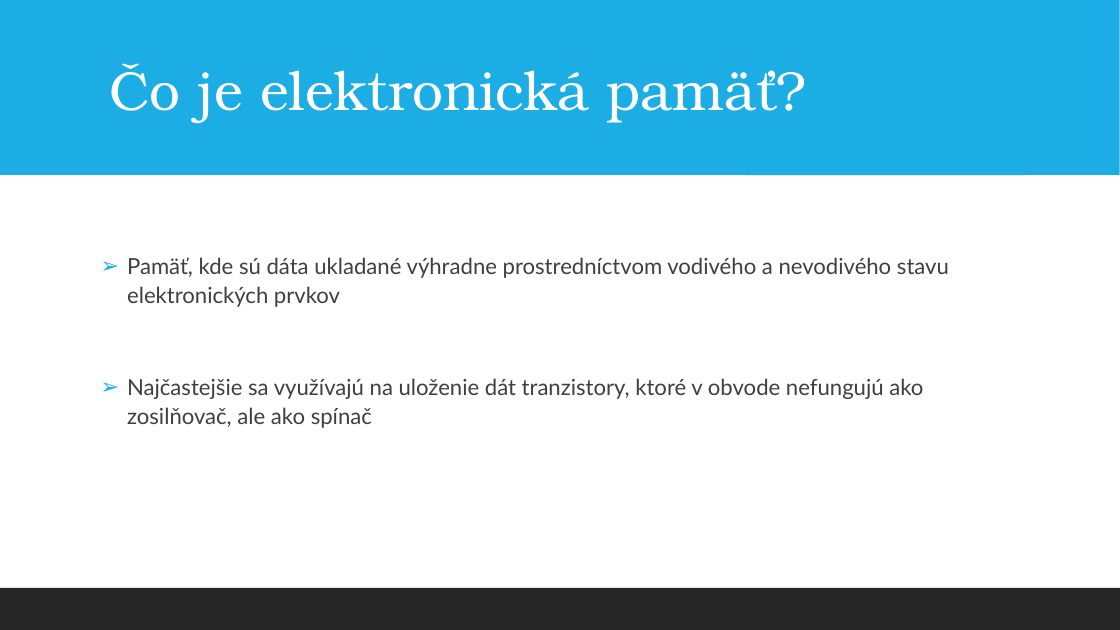
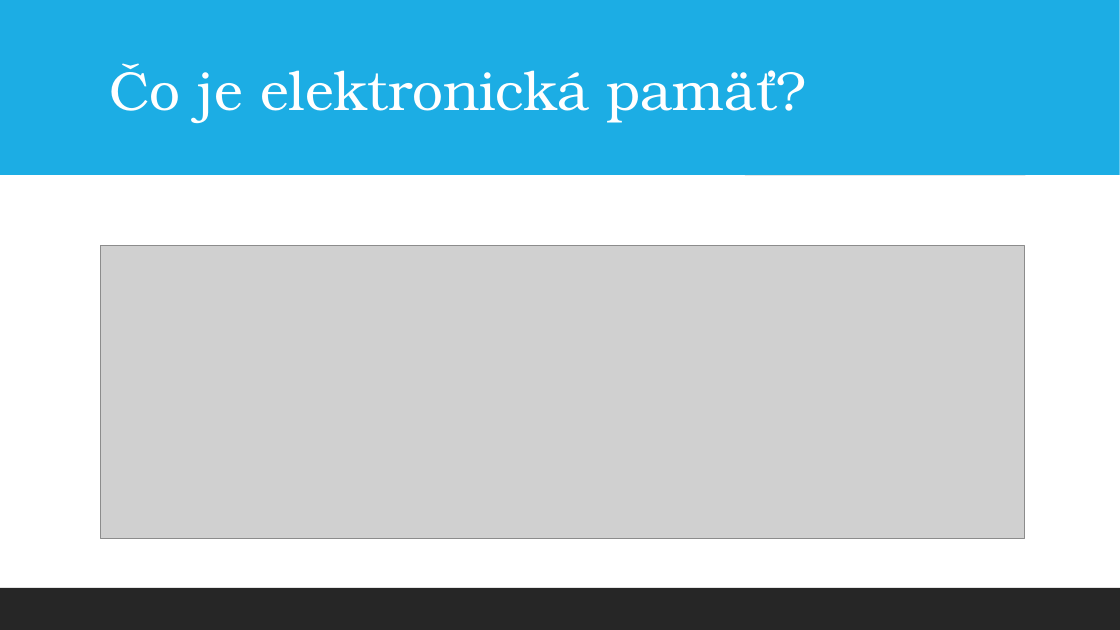
Before and after one commit to Matejejko/Skola, a slide deck: slide 2 of skola/Základy IKT systémov - hardware (ZIH)/Elektronické pamäte 11.2.ppt. Drawn at 1120x630 pixels with LibreOffice and Linux fonts; fonts in the diff are those of the drawing; grey boxes stand for pictures. Boxes give left, top, right and bottom in pixels: in the first picture for what was removed or moved away, otherwise in the second. Text is boxed around its words. In the diff, an @@ line names an element or a change of style, - is before the commit and + after.

```diff
--- a/skola/Základy IKT systémov - hardware (ZIH)/Elektronické pamäte 11.2.ppt
+++ b/skola/Základy IKT systémov - hardware (ZIH)/Elektronické pamäte 11.2.ppt
@@ picture added at <box>101,246,1024,539</box> @@
@@ text removed at <box>127,257,949,428</box> @@
-➢ Pamäť, kde sú dáta ukladané výhradne prostredníctvom vodivého a nevodivého stavu elektronických prvkov
-➢ Najčastejšie sa využívajú na uloženie dát tranzistory, ktoré v obvode nefungujú ako zosilňovač, ale ako spínač
```
Also in this commit, not shown: 4 other slides changed, 2 other files.
